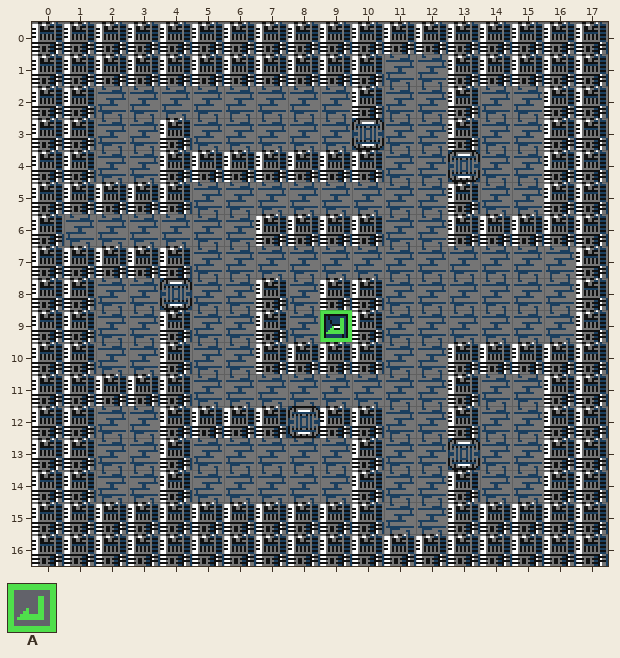
Two versions of a level (Tiled map, tiled/hospital.tmx). That is the earlier state.
Cells are 16x16 px. Shown: x 0..17, y 0..16.
Key: from "tileset": A 241.
Objects are placed by their top-left corner, in cells (3,4 is the top-left corner of cell 3,4); size is 1x1 cell unless given.
Layers that did not change in this view are not listed.
Objects on layer "object" before:
A "administrative_area" at 9,9
After the commit:
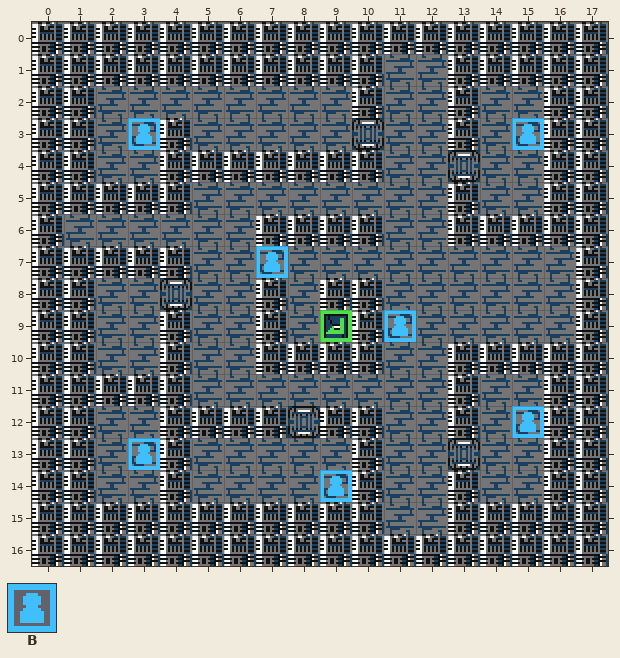
Further tiles: from "tileset": B 240.
Message: :sparkles: 「びょういん」にNPC設定
Difference:
{"where": "layer \"object\""}
{"now": "B \"guy-1\" at 3,3"}
{"now": "B \"citizen-1\" at 15,3"}
{"now": "B \"robot-1\" at 7,7"}
{"now": "B \"nurse-1\" at 11,9"}
{"now": "B \"citizen-2\" at 15,12"}
{"now": "B \"guy-2\" at 3,13"}
{"now": "B \"nurse-2\" at 9,14"}
{"label":"added","picture_box":[128,118,160,150]}
{"label":"added","picture_box":[512,118,544,150]}
{"label":"added","picture_box":[256,246,288,278]}
{"label":"added","picture_box":[384,310,416,342]}
{"label":"added","picture_box":[512,406,544,438]}
{"label":"added","picture_box":[128,438,160,470]}
{"label":"added","picture_box":[320,470,352,502]}
